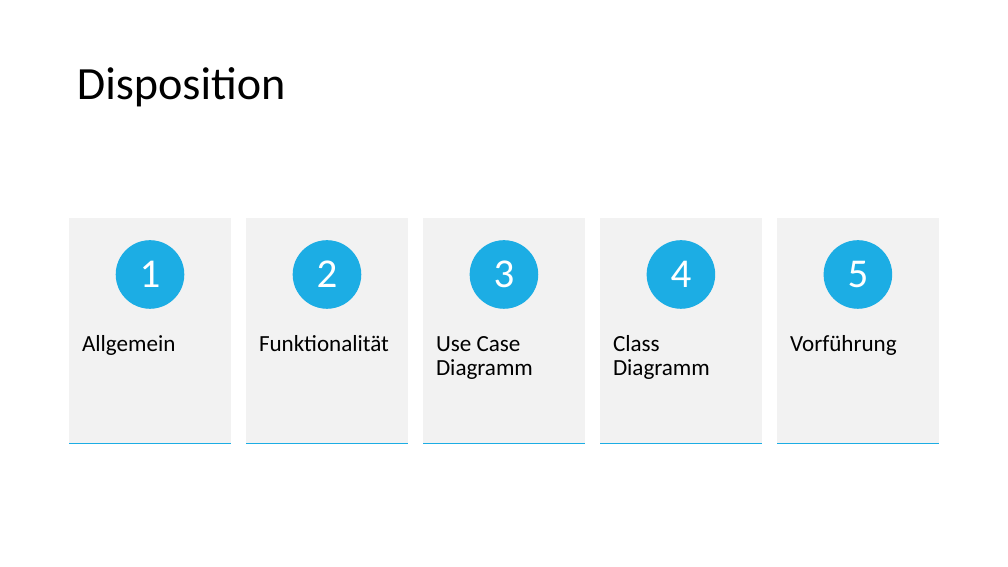
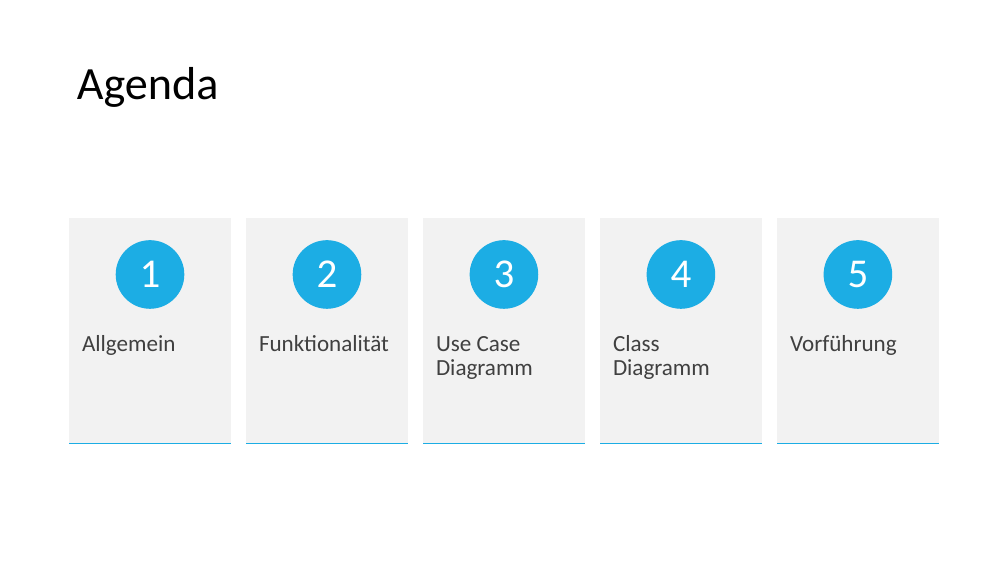
Before and after one commit to FireRedDev/DataOrganizer, a slide deck: slide 2 of Dokumentation/DataOrganizer.pptx. Drawn at 1008x567 pixels with LibreOffice and Linux fonts; fonts in the diff are those of the drawing. Boxes give left, top, right and bottom in pixels: in the first picture for what was removed or moved away, otherwise in the second. Text is boxed around its words. In the diff, an @@ line names an element or a change of style, - is before the commit and + after.

```diff
--- a/Dokumentation/DataOrganizer.pptx
+++ b/Dokumentation/DataOrganizer.pptx
@@ title at [77,67,219,107]: text changed @@
-Disposition
+Agenda
@@ freeform shape added at [70,219,231,444], fill #F2F2F2, outline #F2F2F2 1 pt, 22 pt, text #404040 @@
+Allgemein
@@ freeform shape added at [247,219,408,444], fill #F2F2F2, outline #F2F2F2 1 pt, 22 pt, text #404040 @@
+Funktionalität
@@ freeform shape added at [423,219,585,444], fill #F2F2F2, outline #F2F2F2 1 pt, 22 pt, text #404040 @@
+Use Case Diagramm
@@ freeform shape added at [600,219,761,444], fill #F2F2F2, outline #F2F2F2 1 pt, 22 pt, text #404040 @@
+Class Diagramm
@@ freeform shape added at [777,219,938,444], fill #F2F2F2, outline #F2F2F2 1 pt, 22 pt, text #404040 @@
+Vorführung
@@ group removed at [70,219,938,444]: 5 rectangles, 5 texts @@
-Allgemein
-Funktionalität
-Use Case Diagramm
-Class Diagramm
-Vorführung
```
Also in this commit, not shown: 11 other files.
